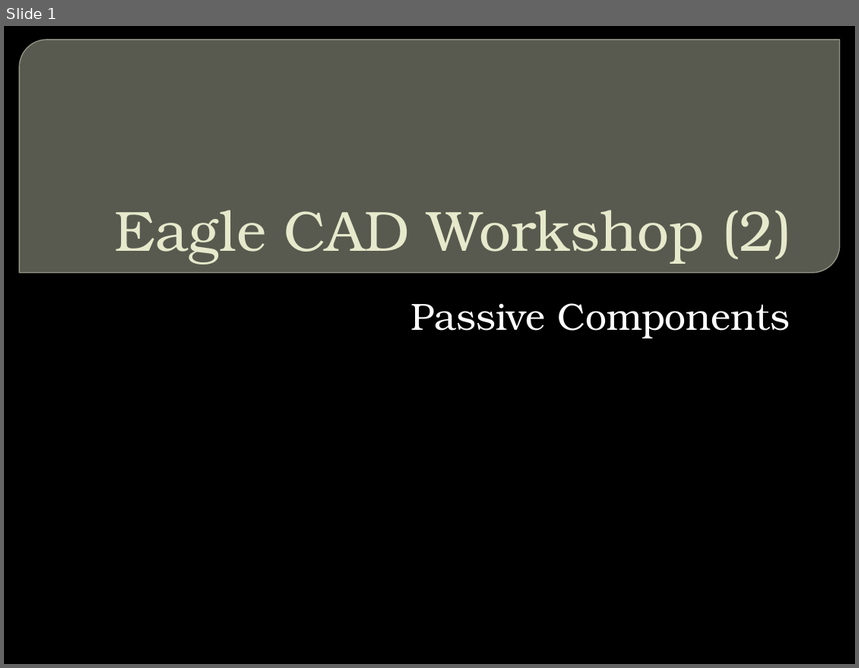
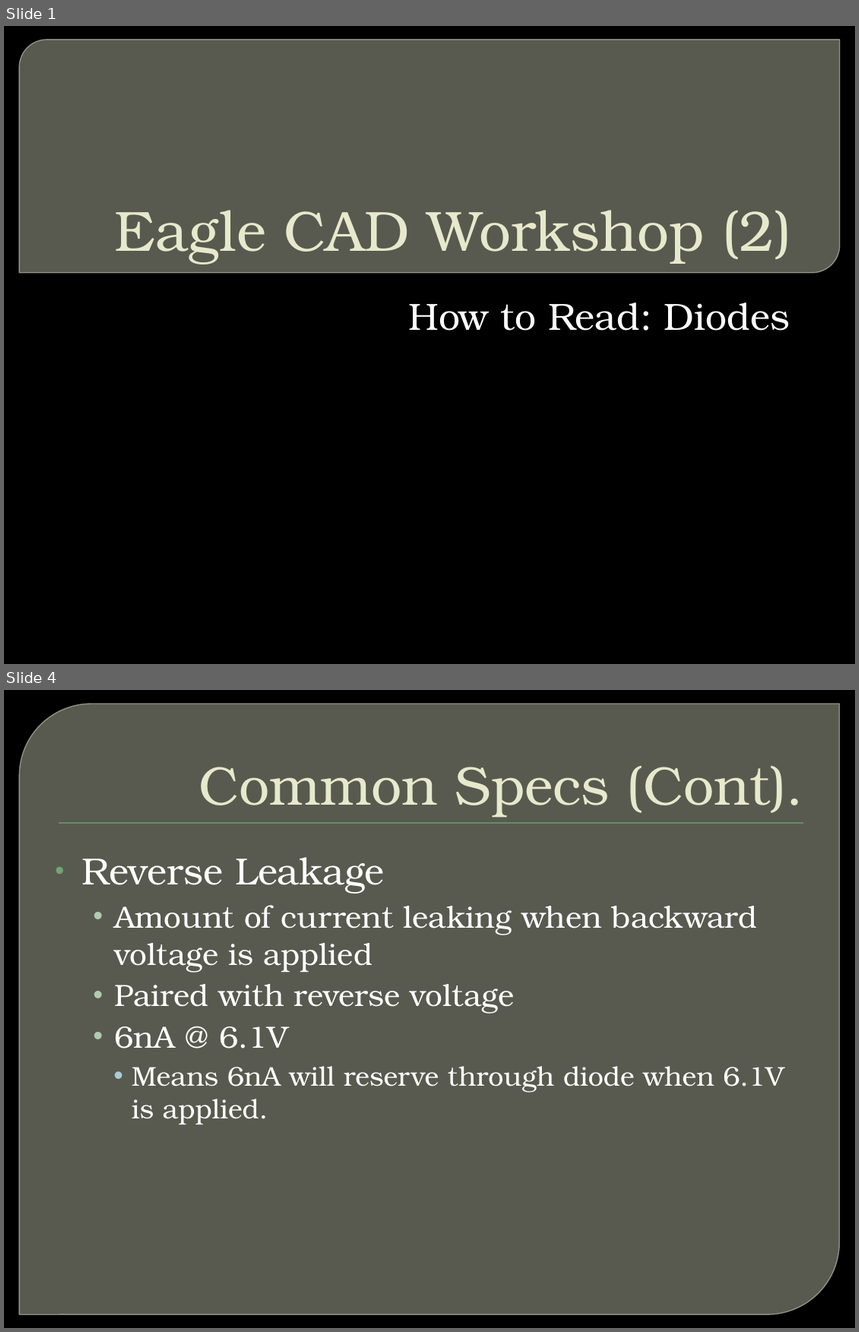
Before and after one commit to CSPon/Workshop_Materials, a slide deck: Workshop_Slides/Eagle CAD/Eagle CAD Workshop (2).pptx. Shown one above the other, each under a label of ours: slide 1 before the commit, slides 1 and 4 after it; the slides between them are not shown. The pictures are 859x668 and 859x1332 pixels, drawn with LibreOffice and Linux fonts; fonts in the diff are those of the drawing; background and template pictures are left out. Boxes give left, top, right and bottom in pixels: in the first picture for what was removed or moved away, otherwise in the second. Text is boxed around its words. In the diff, an @@ line names an element or a change of style, - is before the commit and + after.

```diff
--- a/Workshop_Slides/Eagle CAD/Eagle CAD Workshop (2).pptx
+++ b/Workshop_Slides/Eagle CAD/Eagle CAD Workshop (2).pptx
@@ slide 4 added at (4,690,855,1328), background picture (left out) @@
@@ round diag rect added at (19,704,840,1315), fill #888B7B at 65% opacity, outline #9DA090 0.87 pt @@
@@ title added at (199,766,804,818), 46 pt, text #E7EACB @@
+Common Specs (Cont).
@@ rectangle added at (59,823,804,824), fill #72A376 @@
@@ text added at (82,857,785,1125), 26 pt, text #FFFFFF @@
+• Reverse Leakage
+  • Amount of current leaking when backward voltage is applied
+  • Paired with reverse voltage
+  • 6nA @ 6.1V
+    • Means 6nA will reserve through diode when 6.1V is applied.
@@ slide 1 changed as well @@
@@ subtitle at (408,303,790,331): text changed @@
-Passive Components
+How to Read: Diodes
```
Also in this commit, not shown: 4 other slides added, 3 slides removed, 1 other file.
